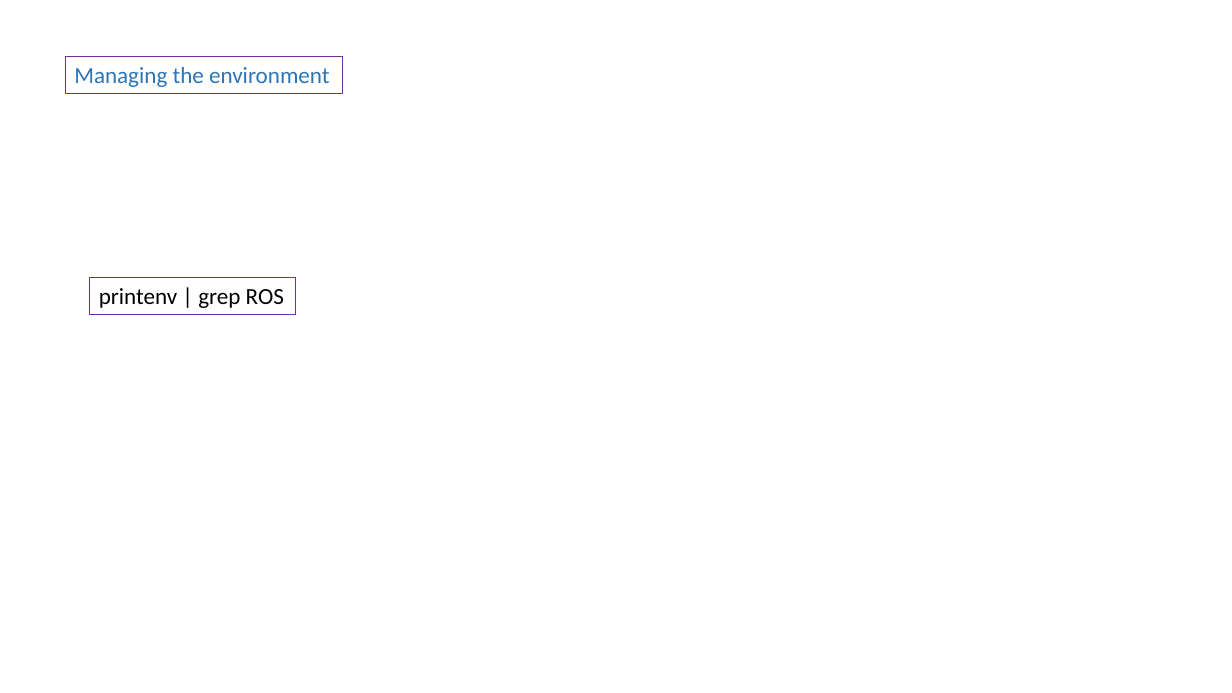
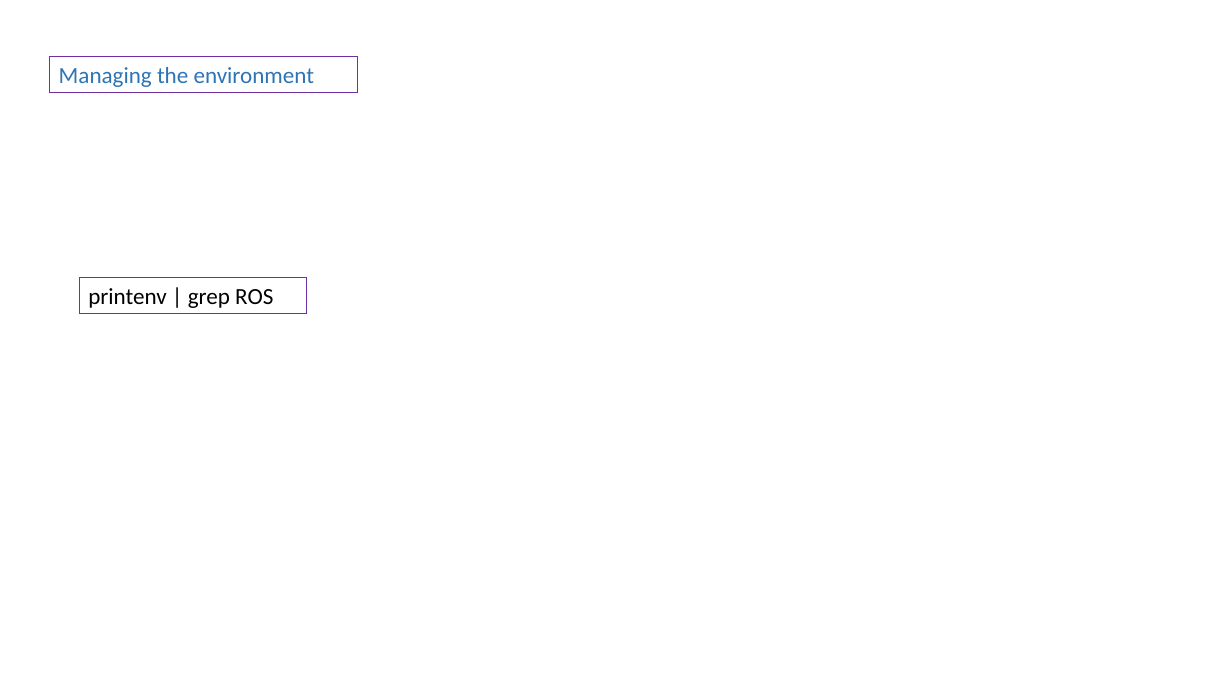
Before and after one commit to vishal-kit/ROS_Lec_1, a slide deck: slide 11 of ROS lec 1_jp.pptx. Drawn at 1232x693 pixels with LibreOffice and Linux fonts; fonts in the diff are those of the drawing. Boxes give left, top, right and bottom in pixels: in the first picture for what was removed or moved away, otherwise in the second. Text is boxed around its words. In the diff, an @@ line names an element or a change of style, - is before the commit and + after.

```diff
--- a/ROS lec 1_jp.pptx
+++ b/ROS lec 1_jp.pptx
@@ rectangle "Managing the environment": place and size @@
-rectangle "Managing the environment" at box(66, 56, 343, 93)
+rectangle "Managing the environment" at box(50, 56, 359, 93)
@@ rectangle "printenv | grep ROS": place and size @@
-rectangle "printenv | grep ROS" at box(90, 277, 296, 314)
+rectangle "printenv | grep ROS" at box(79, 277, 307, 314)
```
Also in this commit, not shown: 8 other slides changed, 8 slides added, 6 slides removed.
